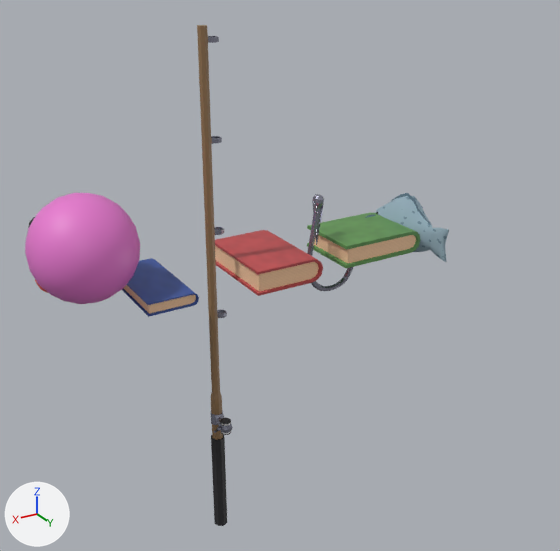
The Blender file blender/hearthian's neibor TWOOO.blend: old version first, new version second.
Rendered twice from a 50 mm camera at (7.41, 12.92, 6.03) aimed at (-0.13, 0.34, -0.26). Every picture has the same lights, and +X, +Y and +Z are marked at lower left. The same objects are shown in both versions, whatever each file hides.

The first picture shows 'Book Blue', 'Book Lime', 'Book Red', 'Fishie', 'Fishing hook', 'Fishy Rod', 'kriby'.
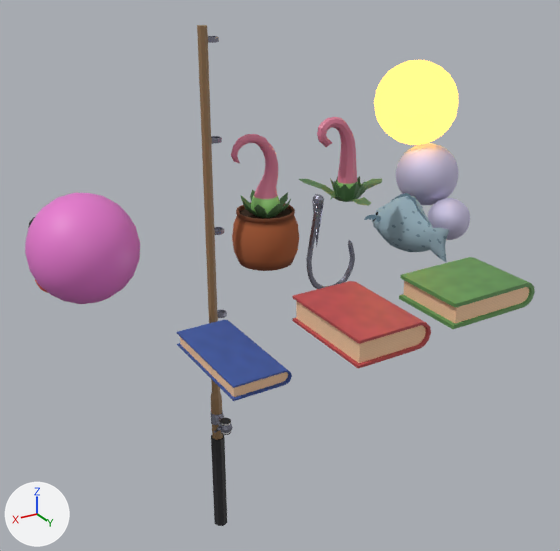
Commit message: plant
plants plants plants plants plants

Diff of the bpy script that builds the scene:
```diff
--- a/blender/hearthian's neibor TWOOO.blend.py
+++ b/blender/hearthian's neibor TWOOO.blend.py
@@ mat_wyrm_tail @@
+mat_wyrm_tail = bpy.data.materials.new('Wyrm Tail')
+# nodes: BsdfPrincipled, Mapping, Mix, OutputMaterial, TexCoord, TexGradient, ValToRGB
+# colours: black #000000, green #9ad87b, pink #d87b96, beige #d8987e
@@ mat_dirt @@
+mat_dirt = bpy.data.materials.new('Dirt')
+# nodes: BsdfPrincipled, Math, OutputMaterial, TexNoise, ValToRGB
+# colours: brown #362c25, brown #55453a
@@ mat_pot @@
+mat_pot = bpy.data.materials.new('Pot')
+# nodes: BsdfPrincipled, Mapping, Math, OutputMaterial, TexCoord, TexGradient, ValToRGB
+# colours: brown #733f25, brown #a75c36
@@ ob_book_blue @@
 ob_book_blue = bpy.data.objects.new('Book Blue', me_cube_004)
-ob_book_blue.location = (2.5, 0.0, 0.0)
+ob_book_blue.location = (2.5, 3.25, 0.0)
@@ ob_book_lime @@
 ob_book_lime = bpy.data.objects.new('Book Lime', me_cube_003)
-ob_book_lime.location = (-2.5, 0.0, 0.0)
+ob_book_lime.location = (-2.5, 3.25, 0.0)
@@ ob_book_red @@
 ob_book_red = bpy.data.objects.new('Book Red', me_cube_005)
-ob_book_red.location = (0.0, 0.0, 0.0)
+ob_book_red.location = (0.0, 3.25, 0.0)
@@ ob_wyrmtail @@
+ob_wyrmtail = bpy.data.objects.new('Wyrmtail', me_cylinder)  # 378 vertices, 416 faces; spans x -0.53..0.75, y -0.53..0.53, z 0.91..2.67; in mat_darker_leaves (dark green #4f784a)
+ob_wyrmtail.location = (0.0, 0.0, 0.0)
@@ ob_pot @@
+ob_pot = bpy.data.objects.new('Pot', me_cylinder_002)  # 514 vertices, 544 faces; spans x -0.686..0.686, y -0.686..0.686, z -0.013..1.082
+ob_pot.location = (0.0, 0.0, 0.0)
@@ ob_wyrmtail__old @@
+ob_wyrmtail__old = bpy.data.objects.new('Wyrmtail (Old)', me_cylinder_001)  # 230 vertices, 234 faces; spans x -1.16..0.82, y -1.04..0.77, z 0.92..2.79; in mat_darker_leaves (dark green #4f784a)
+ob_wyrmtail__old.location = (-2.0, 0.0, 0.0)
+ob_wyrmtail__old.rotation_euler = (0.0, 0.0, -1.571)  # degrees (0, 0, -90)
@@ ob_glowballs @@
+ob_glowballs = bpy.data.objects.new('Glowballs', me_icosphere_002)  # an icosphere of 320 faces spanning x -0.5..0.5, y -0.5..0.5, z -0.5..0.5, material slot 0; an icosphere of 320 faces spanning x -0.75..0.75, y -1.62..-0.12, z 0.12..1.62, material slot 0; an icosphere of 320 faces spanning x -1.0..1.0, y -2.45..-0.45, z 1.5..3.5, material slot 1; in mat_material (white #d4cee7), mat_golden_glowy (orange #c09243)
+ob_glowballs.location = (-5.0, 0.0, 0.0)
```

What differs and where, as boxes [x1, y1, x2, y2] in the pictures (560 x 551 px):
'Book Red', moved
    before: [215, 230, 323, 296]
    after: [292, 281, 431, 369]
'Book Lime', moved
    before: [307, 212, 421, 268]
    after: [399, 257, 535, 329]
'Glowballs', added
    after: [374, 60, 470, 240]
    faces in mat_golden_glowy (orange #c09243): [374, 60, 458, 145]
    faces in mat_material (white #d3cee7): [396, 143, 470, 240]
'Book Blue', moved
    before: [122, 258, 199, 317]
    after: [177, 320, 292, 401]
'Pot', added
    after: [232, 202, 299, 271]
    faces in mat_pot: [232, 202, 299, 271]
    faces in mat_dirt: [239, 208, 292, 219]
'Wyrmtail (Old)', added
    after: [299, 117, 382, 206]
    faces in mat_wyrm_tail: [317, 117, 358, 189]
    faces in mat_darker_leaves (dark green #4f784a): [299, 176, 382, 206]
'Wyrmtail', added
    after: [231, 134, 291, 218]
    faces in mat_wyrm_tail: [231, 134, 280, 214]
    faces in mat_darker_leaves (dark green #4f784a): [240, 189, 291, 218]
